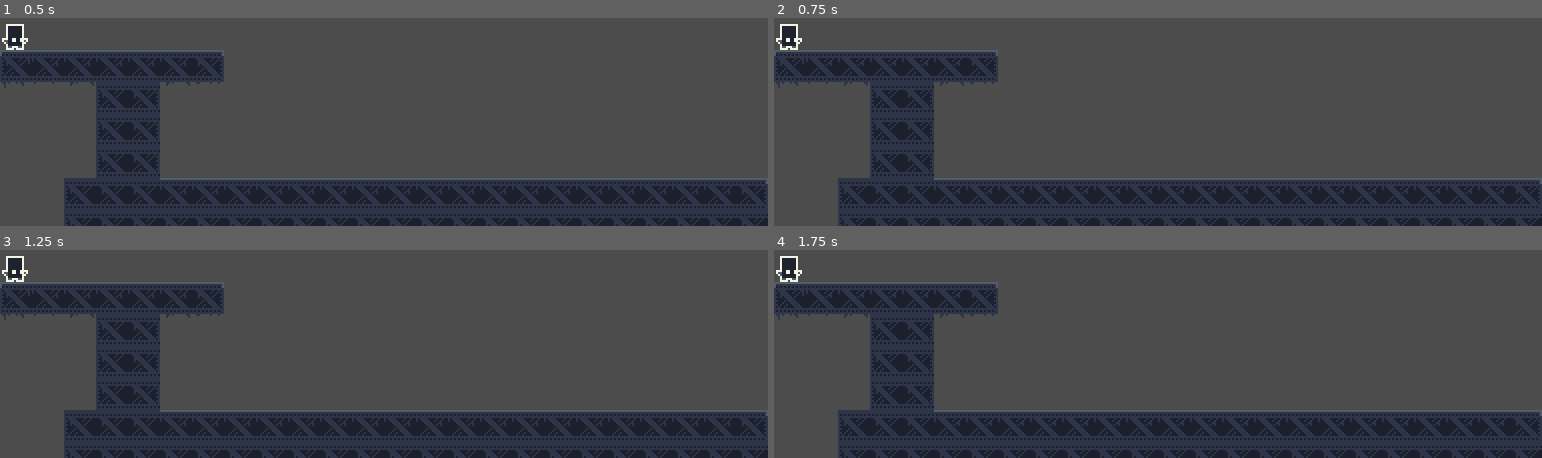
Above: before the commit, frames 1-4 (two rows, left to right).
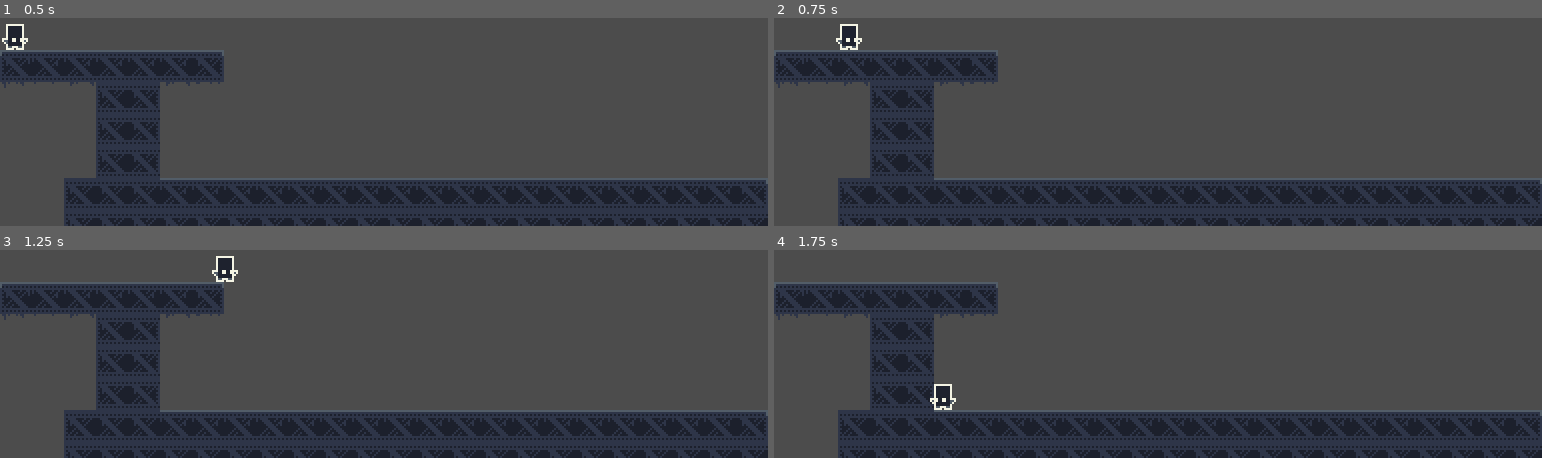
Above: after the commit, the same moments.

Repository: CodePidgy/Time-Step
Game: Godot game, scene res://src/Main/Game.tscn
Same seed, same stepped clock (60 frames per second), same inputs: the game is played once before the commit and once after it.
Inputs:
- Up to frame 1 (0.5 s): no input
- Up to frame 2 (0.75 s): tap Enter at 0.5 s; hold D (move_right) from 0.53 s (still down); hold Space (jump) from 0.53 s (still down)
- Up to frame 3 (1.25 s): keep holding D (move_right); keep holding Space (jump)
- Up to frame 4 (1.75 s): release D (move_right) at 1.28 s; release Space (jump) at 1.28 s; hold A (move_left) from 1.28 s (still down); tap Space (jump) at 1.35, 1.52 s

Frame 1 is identical in both runs. In frame 2, 0.6% of the frame differs, in the area x 0-12%, y 2-16%; in frame 3, 0.6%; in frame 4, 0.6%.

Commit message:
Add crude Player movement

Diff:
--- a/project.godot
+++ b/project.godot
@@ -97,6 +97,10 @@
 2d_physics/layer_4="objects"
 2d_physics/layer_5="ground"
 
+[physics]
+
+2d/default_gravity=980
+
 [rendering]
 
 environment/default_environment="res://default_env.tres"
--- /dev/null
+++ b/src/Actor/Player/Player.gd
@@ -0,0 +1,25 @@
+extends KinematicBody2D
+
+
+onready var GRAVITY = ProjectSettings.get("physics/2d/default_gravity")
+onready var SPRITE = $Sprite
+
+export var SPEED = 150
+export var JUMP_VELOCITY = 350
+
+var velocity = Vector2.ZERO
+
+
+func apply_gravity(delta):
+	velocity.y += GRAVITY * delta
+
+
+func handle_move_input():
+	var direction = Input.get_action_strength("move_right") - Input.get_action_strength("move_left")
+	velocity.x = direction * SPEED
+	if direction != 0:
+		SPRITE.scale.x = direction
+
+
+func apply_movement():
+	velocity = move_and_slide(velocity, Vector2.UP)
--- a/src/Actor/Player/Player.tscn
+++ b/src/Actor/Player/Player.tscn
@@ -1,7 +1,8 @@
-[gd_scene load_steps=12 format=2]
+[gd_scene load_steps=13 format=2]
 
 [ext_resource path="res://assets/art/player/player sheet.png" type="Texture" id=1]
 [ext_resource path="res://src/Actor/Player/PlayerSM.gd" type="Script" id=2]
+[ext_resource path="res://src/Actor/Player/Player.gd" type="Script" id=3]
 
 [sub_resource type="RectangleShape2D" id=1]
 extents = Vector2( 4, 6 )
@@ -143,6 +144,7 @@
 }
 
 [node name="Player" type="KinematicBody2D"]
+script = ExtResource( 3 )
 
 [node name="StateMachine" type="Node" parent="."]
 script = ExtResource( 2 )
--- a/src/Actor/Player/PlayerSM.gd
+++ b/src/Actor/Player/PlayerSM.gd
@@ -6,11 +6,16 @@
 
 
 func _input(event):
-	pass
+	if state == States.IDLE or state == States.RUN:
+		if event.is_action_pressed("jump"):
+			state = States.JUMP
+			parent.velocity.y = -parent.JUMP_VELOCITY
 
 
 func _state_logic(delta):
-	pass
+	parent.apply_gravity(delta)
+	parent.handle_move_input()
+	parent.apply_movement()
 
 
 func _get_transition():
